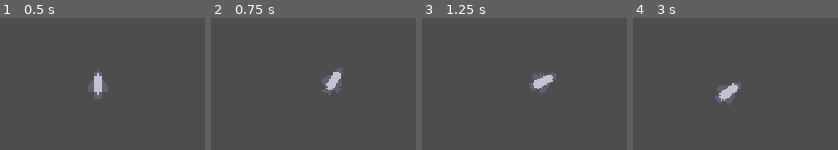
Above: before the commit, frames 1-4 (left to right).
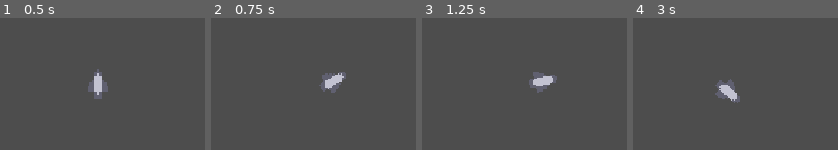
Above: after the commit, the same moments.

Repository: RedNinja17/8bitgamejam2026
Game: Godot game, scene res://scenes/game.tscn
The game is run twice, just before and just after one commit, with the same random seed, the same clock (stepped at 60 frames per second) and the same inputs.
Inputs (mouse positions are in pixels of both pictures, inside the frame that each line leads up to):
- Up to frame 1 (0.5 s): no input
- Up to frame 2 (0.75 s): tap Enter at 0.5 s; move the mouse to (outside the picture) at 0.52 s; press the mouse at (outside the picture) at 0.53 s
- Up to frame 3 (1.25 s): no input
- Up to frame 4 (3 s): move the mouse to (outside the picture) at 1.27 s; release the mouse at (outside the picture) at 1.28 s; click (outside the picture) at 1.35 s; move the mouse to (outside the picture) at 2.02 s; press the mouse at (outside the picture) at 2.03 s; move the mouse to (outside the picture) at 2.77 s; release the mouse at (outside the picture) at 2.78 s; click (outside the picture) at 2.85 s

Frame 1 is identical in both runs. In frame 2, 0.9% of the frame differs, in the area x 52-66%, y 37-59%; in frame 3, 0.6%; in frame 4, 1.4%, in the area x 40-53%, y 46-66%.

Commit message:
fixed rotation and overshoot

Diff:
--- a/space-game/scripts/player.gd
+++ b/space-game/scripts/player.gd
@@ -1,28 +1,24 @@
 extends CharacterBody2D
-
 const MAX_SPEED = 400.0
+const TURN_SPEED = 6.0
 var speed = 0.0
 var target = Vector2.ZERO
 
 func _ready() -> void:
 	target = global_position
-	print("hello")
 
 func _input(event: InputEvent) -> void:
 	if event.is_action_pressed("left_click"):
 		target = get_global_mouse_position()
-		print("target acquired!")
 
 func _physics_process(delta: float) -> void:
-	if global_position.distance_to(target) > 3.0:
+	var dist = global_position.distance_to(target)
+	if dist > 3.0:
 		var direction = global_position.direction_to(target)
-
 		speed = min(speed + MAX_SPEED * (delta * 2.0), MAX_SPEED)
-		velocity = direction * speed
-
-		print("speed: " + str(speed))
-		rotation = lerp_angle(rotation, atan2(-velocity.y, -velocity.x), delta)
-
+		var step = min(speed * delta, dist)
+		velocity = direction * (step / delta)
+		rotation = lerp_angle(rotation, velocity.angle() + PI/2, TURN_SPEED * delta)
 		move_and_slide()
 	else:
 		velocity = Vector2.ZERO
